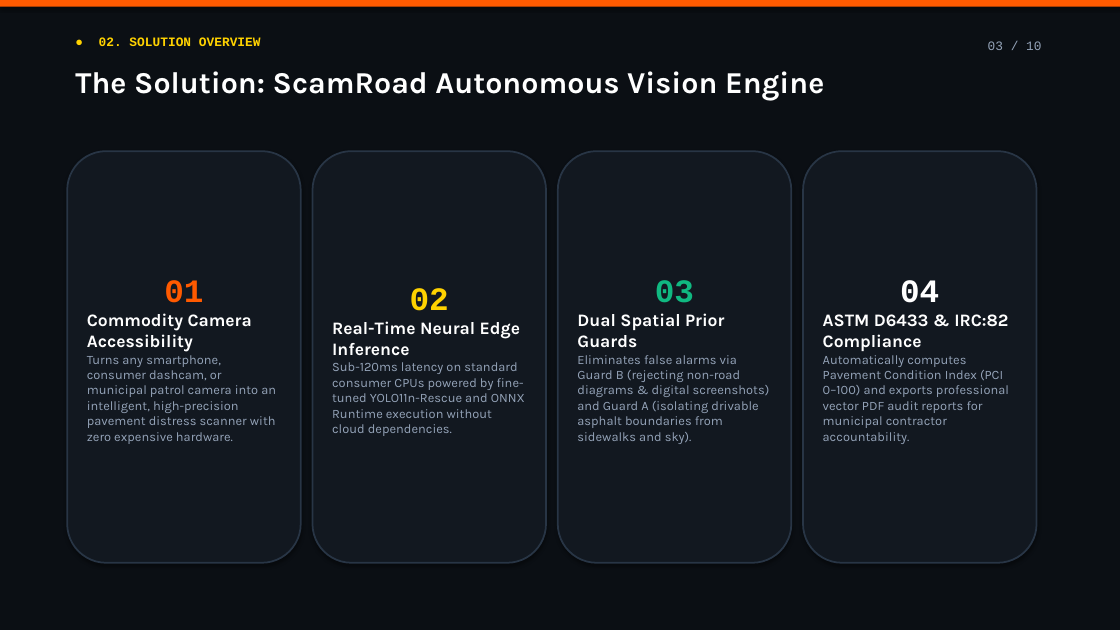
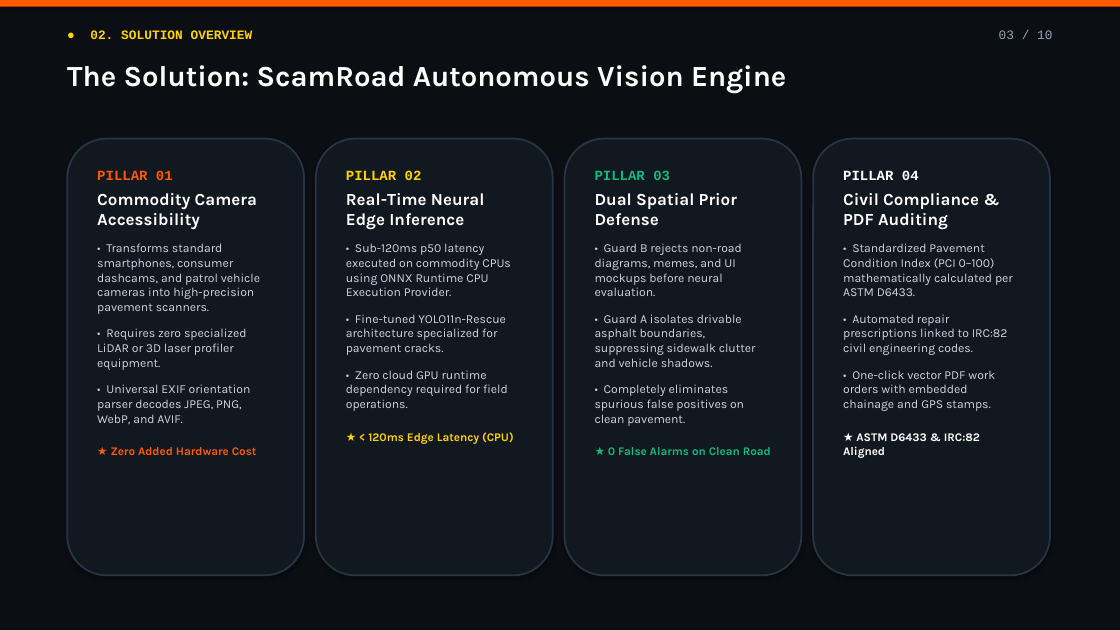
Before and after one commit to Priya-Ranjan-0201/Potholes-detector, a slide deck: slide 3 of ScamRoad_Presentation.pptx. Drawn at 1120x630 pixels with LibreOffice and Linux fonts; fonts in the diff are those of the drawing. Boxes give left, top, right and bottom in pixels: in the first picture for what was removed or moved away, otherwise in the second. Text is boxed around its words. In the diff, an @@ line names an element or a change of style, - is before the commit and + after.

Commit message:
docs: overhaul presentation deck with publication-grade design and slide previews

```diff
--- a/ScamRoad_Presentation.pptx
+++ b/ScamRoad_Presentation.pptx
@@ text "● 02. SOLUTION OVERVIEW": place and size @@
-text "● 02. SOLUTION OVERVIEW" at [99, 37, 261, 46]
+text "● 02. SOLUTION OVERVIEW" at [90, 30, 253, 39]
@@ text "03 / 10": place and size @@
-text "03 / 10" at [988, 41, 1041, 50]
+text "03 / 10" at [999, 30, 1052, 39]
@@ text "The Solution: ScamRoad Autonomous Vision ..." at [67, 65, 786, 93]: size 26 to 25 pt @@
@@ rounded rectangle "PILLAR 01": place and size @@
-rounded rectangle "PILLAR 01" at [67, 151, 301, 563]
+rounded rectangle "PILLAR 01" at [67, 139, 304, 576]
@@ rounded rectangle "PILLAR 02": place and size @@
-rounded rectangle "PILLAR 02" at [313, 151, 546, 563]
+rounded rectangle "PILLAR 02" at [316, 139, 553, 576]
@@ rounded rectangle "PILLAR 03": place and size @@
-rounded rectangle "PILLAR 03" at [558, 151, 791, 563]
+rounded rectangle "PILLAR 03" at [565, 139, 802, 576]
@@ vertical alignment middle to top in 4 elements at [316, 139, 553, 576], [565, 139, 802, 576], [67, 139, 304, 576], [813, 139, 1050, 576] @@
@@ rounded rectangle "PILLAR 04": place and size @@
-rounded rectangle "PILLAR 04" at [803, 151, 1037, 563]
+rounded rectangle "PILLAR 04" at [813, 139, 1050, 576]
@@ text in rounded rectangle at [97, 170, 173, 180]: text changed; size 28 to 12 pt @@
-01
+PILLAR 01
@@ text in rounded rectangle at [346, 170, 422, 180]: text changed; size 28 to 12 pt @@
-02
+PILLAR 02
@@ text in rounded rectangle at [595, 170, 771, 455]: text changed; size 11 to 10.5 pt; text colour #94A3B8 to #CBD5E1 @@
-03
-Dual Spatial Prior Guards
-Eliminates false alarms via Guard B (rejecting non-road diagrams & digital screenshots) and Guard A (isolating drivable asphalt boundaries from sidewalks and sky).
+PILLAR 03
+Dual Spatial Prior Defense
+• Guard B rejects non-road diagrams, memes, and UI mockups before neural evaluation.
+• Guard A isolates drivable asphalt boundaries, suppressing sidewalk clutter and vehicle shadows.
+• Completely eliminates spurious false positives on clean pavement.
+★ 0 False Alarms on Clean Road
@@ text in rounded rectangle at [843, 170, 1013, 458]: text changed; size 11 to 10.5 pt; text colour #94A3B8 to #CBD5E1 @@
-04
-ASTM D6433 & IRC:82 Compliance
-Automatically computes Pavement Condition Index (PCI 0–100) and exports professional vector PDF audit reports for municipal contractor accountability.
+PILLAR 04
+Civil Compliance & PDF Auditing
+• Standardized Pavement Condition Index (PCI 0–100) mathematically calculated per ASTM D6433.
+• Automated repair prescriptions linked to IRC:82 civil engineering codes.
+• One-click vector PDF work orders with embedded chainage and GPS stamps.
+★ ASTM D6433 & IRC:82 Aligned
@@ text in rounded rectangle at [97, 193, 257, 230]: size 15 to 14.5 pt in "Commodity Camera Accessibility"; more space between paragraphs @@
@@ text in rounded rectangle at [346, 193, 484, 230]: size 15 to 14.5 pt in "Real-Time Neural Edge Inference"; more space between paragraphs @@
@@ text in rounded rectangle at [97, 243, 260, 455]: text changed; size 11 to 10.5 pt; text colour #94A3B8 to #CBD5E1 @@
-Turns any smartphone, consumer dashcam, or municipal patrol camera into an intelligent, high-precision pavement distress scanner with zero expensive hardware.
+• Transforms standard smartphones, consumer dashcams, and patrol vehicle cameras into high-precision pavement scanners.
+• Requires zero specialized LiDAR or 3D laser profiler equipment.
+• Universal EXIF orientation parser decodes JPEG, PNG, WebP, and AVIF.
+★ Zero Added Hardware Cost
@@ text in rounded rectangle at [346, 243, 513, 444]: text changed; size 11 to 10.5 pt; text colour #94A3B8 to #CBD5E1 @@
-Sub-120ms latency on standard consumer CPUs powered by fine-tuned YOLO11n-Rescue and ONNX Runtime execution without cloud dependencies.
+• Sub-120ms p50 latency executed on commodity CPUs using ONNX Runtime CPU Execution Provider.
+• Fine-tuned YOLO11n-Rescue architecture specialized for pavement cracks.
+• Zero cloud GPU runtime dependency required for field operations.
+★ < 120ms Edge Latency (CPU)
```
Also in this commit, not shown: 9 other slides changed, 15 other files.
